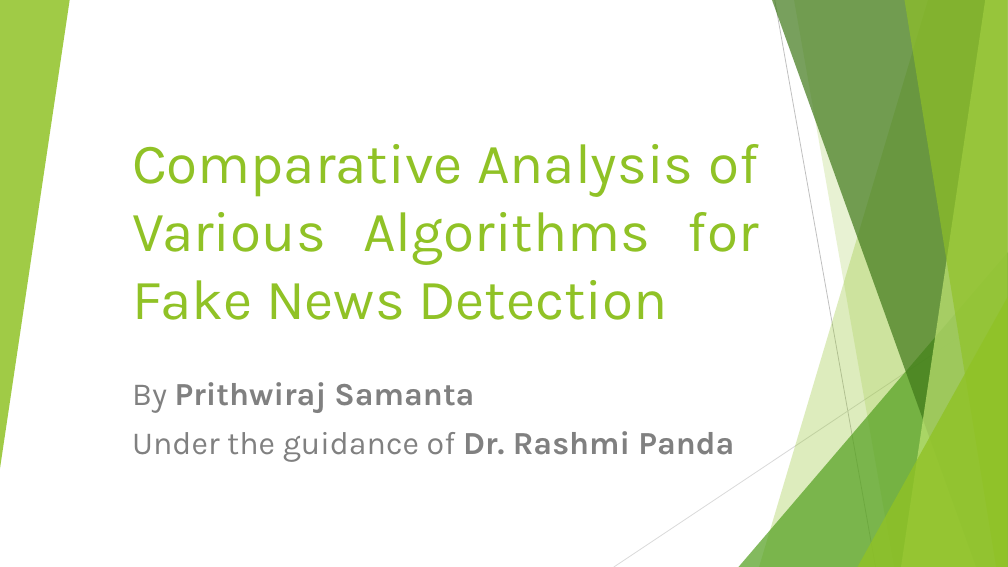
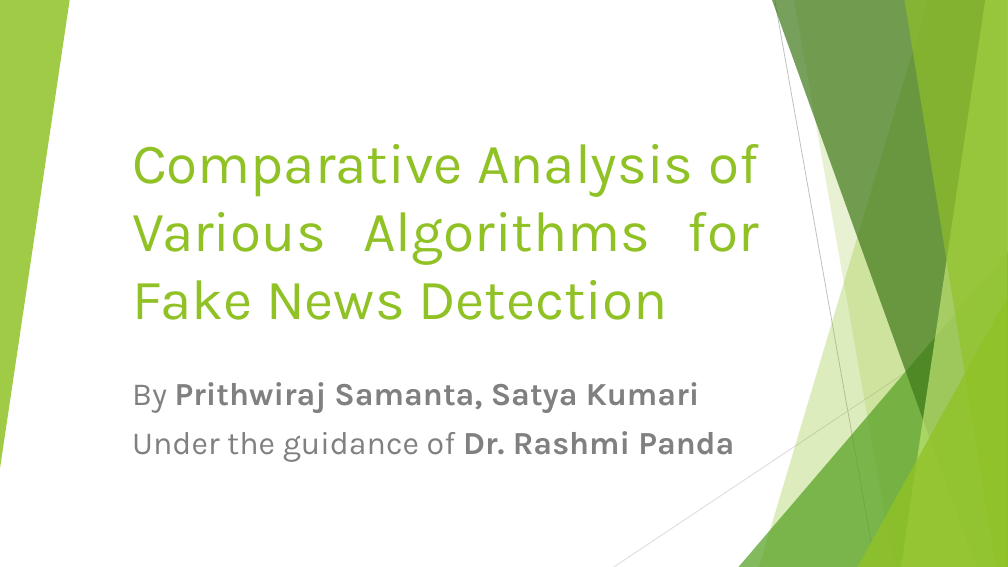
Before and after one commit to satya1013/Fake-News-1, a slide deck: slide 1 of Fake News.pptx. Drawn at 1008x567 pixels with LibreOffice and Linux fonts; fonts in the diff are those of the drawing. Boxes give left, top, right and bottom in pixels: in the first picture for what was removed or moved away, otherwise in the second. Text is boxed around its words. In the diff, an @@ line names an element or a change of style, - is before the commit and + after.

Commit message:
name update

```diff
--- a/Fake News.pptx
+++ b/Fake News.pptx
@@ subtitle at box(132, 382, 700, 413): text changed @@
-By Prithwiraj Samanta
+By Prithwiraj Samanta, Satya Kumari
```
